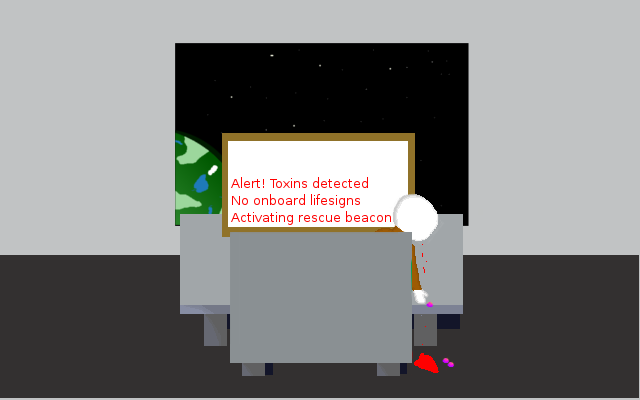
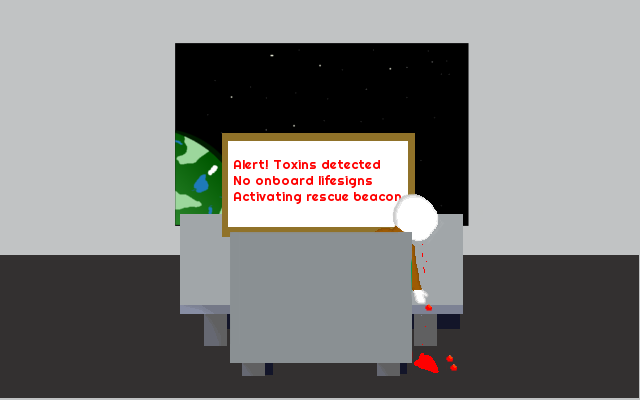
Revision of a layered 640x400 image; what changed, layer by layer:
painted on "Layer #3" over 425, 301, 457, 371
painted on "Alert! Toxins detected ..." over 231, 160, 401, 225
